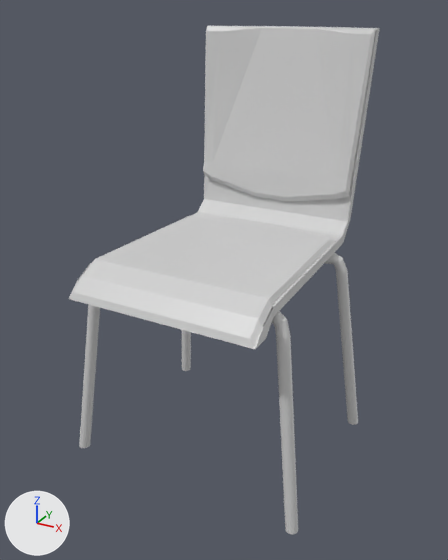
A saved change to the COLLADA model robert_gazebo/meshes/classroom_chair_visual.dae.
Camera for both pictures: a 50 mm lens placed at (0.0259, -0.0479, 0.0197), pointed at (-0.0002, -0.0005, -0.004). The lights are fixed; the arrows at lower left show +X, +Y and +Z. Where no turn or scale is listed for an object, it has been applied to the vertices.
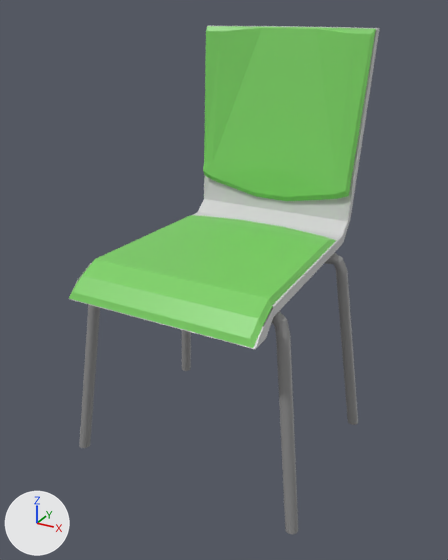
Commit message: Add files via upload
Changed dae file for chair model

Pixel boxes [x1, y1, x2, y2] of what changed, in the pictures (448 x 560 px):
'Cylinder', recoloured (grey to green): [69, 26, 379, 534] in both

The change, as a list of edits to the scene's bpy script:
```text
Change mat_material_002:
    mat_material_002.base_color: (0.64, 0.64, 0.64) -> (0.28, 0.28, 0.28)  # light grey #d1d1d1 -> grey #909090
Change mat_material:
    mat_material.base_color: (0.64, 0.64, 0.64) -> (0.206, 0.64, 0.13)  # light grey #d1d1d1 -> green #7dd165
```
